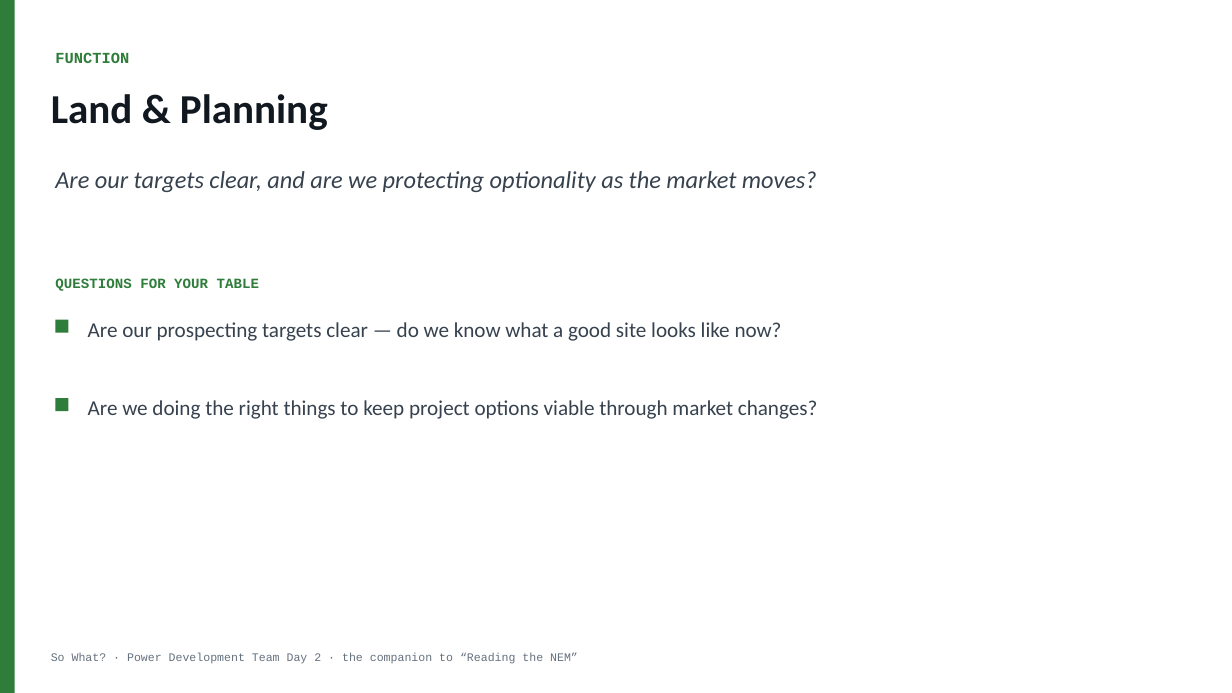
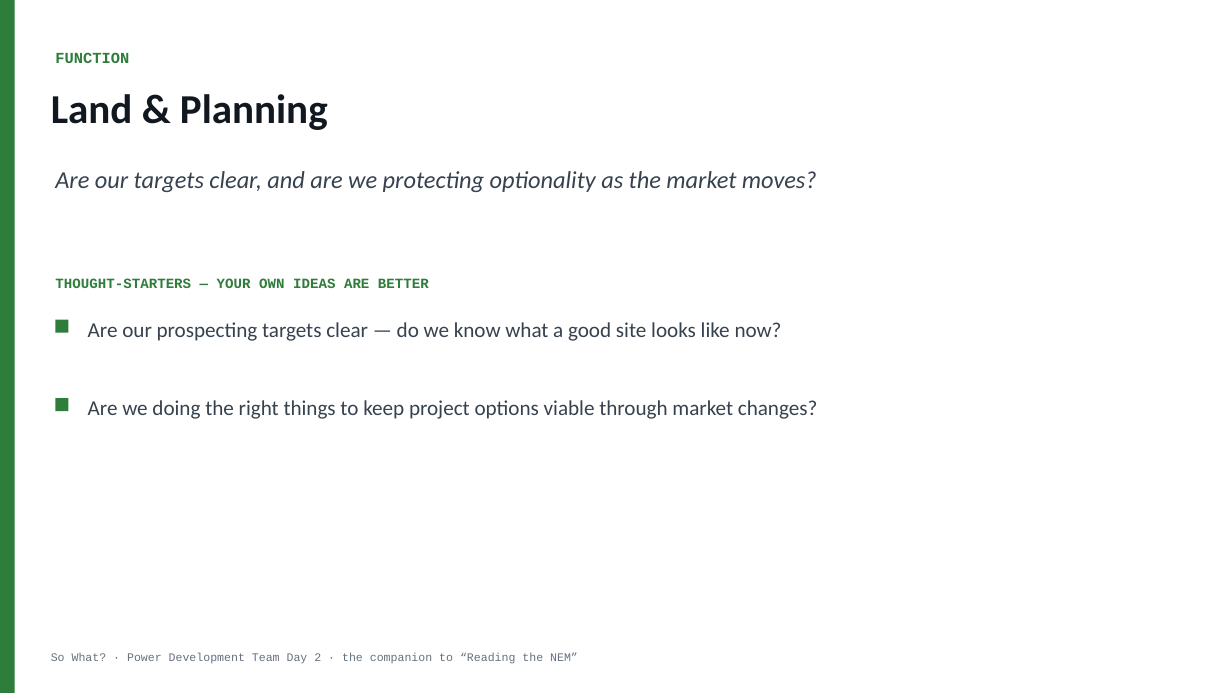
Before and after one commit to Travis-coder712/studio, a slide deck: slide 10 of so-what/So-What-Team-Day-2.pptx. Drawn at 1232x693 pixels with LibreOffice and Linux fonts; fonts in the diff are those of the drawing. Boxes give left, top, right and bottom in pixels: in the first picture for what was removed or moved away, otherwise in the second. Text is boxed around its words. In the diff, an @@ line names an element or a change of style, - is before the commit and + after.

```diff
--- a/so-what/So-What-Team-Day-2.pptx
+++ b/so-what/So-What-Team-Day-2.pptx
@@ text at [55,278,429,288]: text changed @@
-QUESTIONS FOR YOUR TABLE
+THOUGHT-STARTERS — YOUR OWN IDEAS ARE BETTER
```
Also in this commit, not shown: 10 other slides changed, 5 slides added, 4 slides removed, 1 other file.
